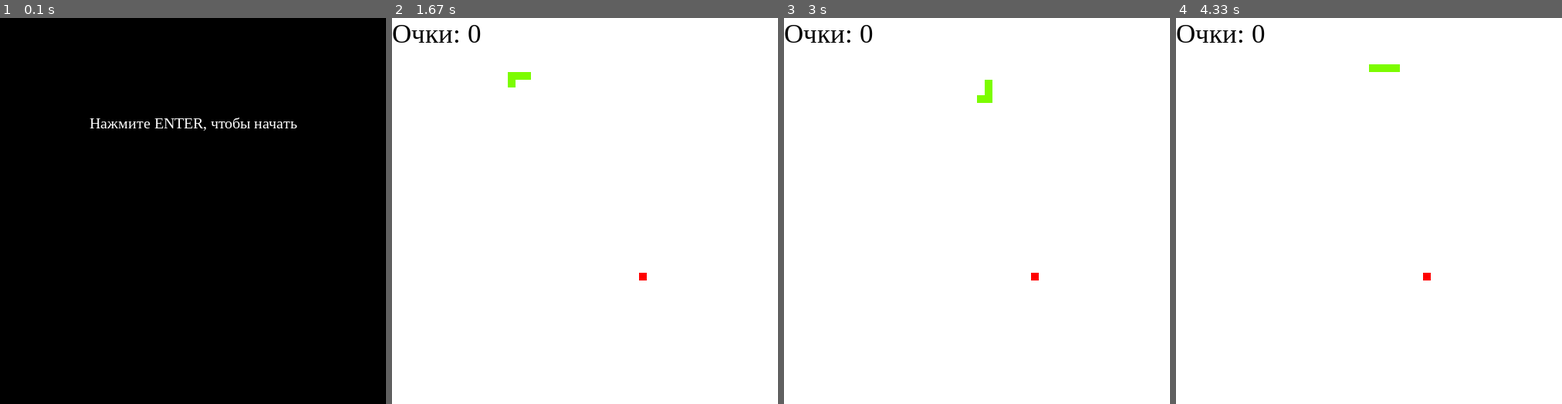
Above: before the commit, frames 1-4 (left to right).
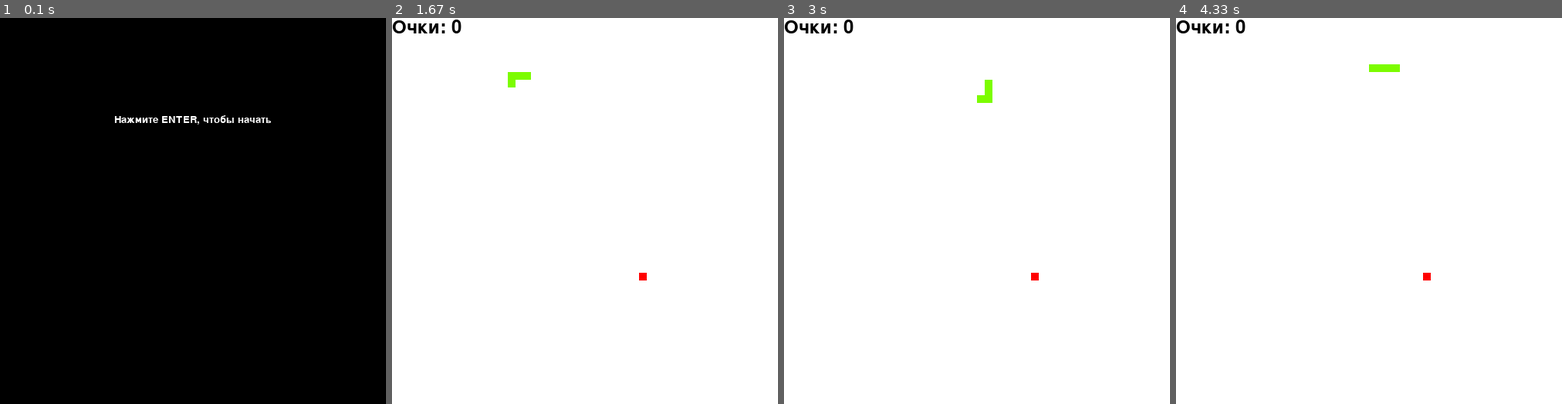
Above: after the commit, the same moments.

Repository: MrGoldSky/Git_yandex
Game: pygame game, started from Project_pygame/main.py
The game is run twice, just before and just after one commit, with the same random seed, the same clock (stepped at 60 frames per second) and the same inputs.
Inputs:
- Up to frame 1 (0.1 s): no input
- Up to frame 2 (1.67 s): tap Enter at 0.33 s; hold Right 0.67-1.13 s; hold Up 1.17-1.47 s; hold Right from 1.5 s (still down)
- Up to frame 3 (3 s): release Right at 1.97 s; hold Left 2-2.53 s; hold Down 2.57-2.87 s; hold Left from 2.9 s (still down)
- Up to frame 4 (4.33 s): release Left at 3.3 s; hold Up 3.33-3.7 s; hold Right from 3.73 s (still down)

The runs differ from the first frame. In frame 1, 0.8% of the frame differs, in the area x 23-77%, y 25-30%; in frame 2, 0.6%; in frame 3, 0.6%; in frame 4, 0.6%.

Commit message:
Новый шрифт

Diff:
--- /dev/null
+++ b/Git и желтые окружности/ui_UI.py
@@ -0,0 +1,38 @@
+# -*- coding: utf-8 -*-
+
+# Form implementation generated from reading ui file 'c:\Users\student\Desktop\Rosseev Ilia\Git_yandex\Git и желтые окружности\UI.ui'
+#
+# Created by: PyQt5 UI code generator 5.15.4
+#
+# WARNING: Any manual changes made to this file will be lost when pyuic5 is
+# run again.  Do not edit this file unless you know what you are doing.
+
+
+from PyQt5 import QtCore, QtGui, QtWidgets
+
+
+class Ui_MainWindow(object):
+    def setupUi(self, MainWindow):
+        MainWindow.setObjectName("MainWindow")
+        MainWindow.resize(600, 600)
+        self.centralwidget = QtWidgets.QWidget(MainWindow)
+        self.centralwidget.setObjectName("centralwidget")
+        self.button_paint = QtWidgets.QPushButton(self.centralwidget)
+        self.button_paint.setGeometry(QtCore.QRect(210, 420, 181, 91))
+        self.button_paint.setObjectName("button_paint")
+        MainWindow.setCentralWidget(self.centralwidget)
+        self.menubar = QtWidgets.QMenuBar(MainWindow)
+        self.menubar.setGeometry(QtCore.QRect(0, 0, 600, 21))
+        self.menubar.setObjectName("menubar")
+        MainWindow.setMenuBar(self.menubar)
+        self.statusbar = QtWidgets.QStatusBar(MainWindow)
+        self.statusbar.setObjectName("statusbar")
+        MainWindow.setStatusBar(self.statusbar)
+
+        self.retranslateUi(MainWindow)
+        QtCore.QMetaObject.connectSlotsByName(MainWindow)
+
+    def retranslateUi(self, MainWindow):
+        _translate = QtCore.QCoreApplication.translate
+        MainWindow.setWindowTitle(_translate("MainWindow", "MainWindow"))
+        self.button_paint.setText(_translate("MainWindow", "Нарисовать"))
--- a/Project_pygame/main.py
+++ b/Project_pygame/main.py
@@ -39,7 +39,7 @@
 def new_game():
     try:
         global game_run
-        game_over_font = pygame.font.SysFont("times new roman", 20)
+        game_over_font = pygame.font.SysFont("Git_yandex/Project_pygame/font/NeueMachina-Light.ttf", 20)
         game_over_surface = game_over_font.render(
             "Нажмите ENTER, чтобы начать", True, pygame.Color(255, 255, 255)
         )
@@ -62,14 +62,14 @@
 
 
 def display_score():
-    score_font_style = pygame.font.SysFont("times new roman", 35)
+    score_font_style = pygame.font.SysFont("Git_yandex/Project_pygame/font/NeueMachina-Light.ttf", 35)
     score_surface = score_font_style.render("Очки: " + str(score), True, black)
     score_rectangle = score_surface.get_rect()
     display_screen.blit(score_surface, score_rectangle)
 
 
 def game_over():
-    game_over_font = pygame.font.SysFont("times new roman", 50)
+    game_over_font = pygame.font.SysFont("Git_yandex/Project_pygame/font/NeueMachina-Light.ttf", 50)
     game_over_surface = game_over_font.render(
         "Очки: " + str(score), True, collor_score
     )
--- /dev/null
+++ b/Эспрессо/ui_main.py
@@ -0,0 +1,39 @@
+# -*- coding: utf-8 -*-
+
+# Form implementation generated from reading ui file 'c:\Users\student\Desktop\Rosseev Ilia\Git_yandex\Эспрессо\main.ui'
+#
+# Created by: PyQt5 UI code generator 5.15.4
+#
+# WARNING: Any manual changes made to this file will be lost when pyuic5 is
+# run again.  Do not edit this file unless you know what you are doing.
+
+
+from PyQt5 import QtCore, QtGui, QtWidgets
+
+
+class Ui_MainWindow(object):
+    def setupUi(self, MainWindow):
+        MainWindow.setObjectName("MainWindow")
+        MainWindow.resize(762, 600)
+        self.centralwidget = QtWidgets.QWidget(MainWindow)
+        self.centralwidget.setObjectName("centralwidget")
+        self.tableWidget = QtWidgets.QTableWidget(self.centralwidget)
+        self.tableWidget.setGeometry(QtCore.QRect(20, 20, 721, 511))
+        self.tableWidget.setObjectName("tableWidget")
+        self.tableWidget.setColumnCount(0)
+        self.tableWidget.setRowCount(0)
+        MainWindow.setCentralWidget(self.centralwidget)
+        self.menubar = QtWidgets.QMenuBar(MainWindow)
+        self.menubar.setGeometry(QtCore.QRect(0, 0, 762, 21))
+        self.menubar.setObjectName("menubar")
+        MainWindow.setMenuBar(self.menubar)
+        self.statusbar = QtWidgets.QStatusBar(MainWindow)
+        self.statusbar.setObjectName("statusbar")
+        MainWindow.setStatusBar(self.statusbar)
+
+        self.retranslateUi(MainWindow)
+        QtCore.QMetaObject.connectSlotsByName(MainWindow)
+
+    def retranslateUi(self, MainWindow):
+        _translate = QtCore.QCoreApplication.translate
+        MainWindow.setWindowTitle(_translate("MainWindow", "MainWindow"))
Binary file added: Project_pygame/font/NeueMachina-Light.ttf
